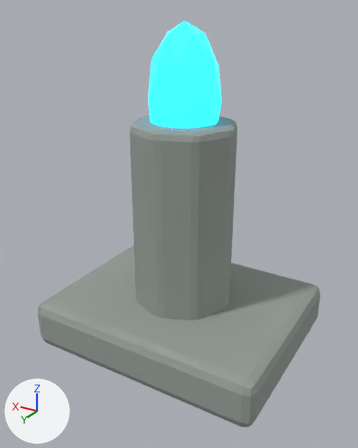
A saved change to the glTF model assets/models/baked/Sanctuary-Shrine.glb.
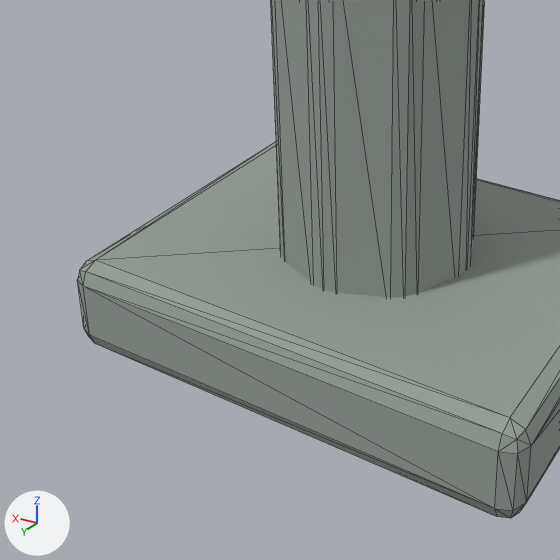
Old and new are each drawn whole from a camera (50 mm lens) standing at (-1.89, 3.23, 2.66) and looking at (-0.01, 0.1, 1.1) and again close up on the part from 0% to 76% of the width and 39% to 100% of the height. Lighting does not change. The marker at lower left points along +X, +Y and +Z. The first two pictures are the older version. The close-ups show mesh edges as thin lines.

The scene before the commit, as lines of its bpy script (objects in view):
```python
me_cube_001 = bpy.data.meshes.new('Cube.001')
me_cube_001.from_pydata(...)  # 56 vertices, 108 faces; spans x -1.0..1.0, y -0.8..0.8, z -0.2..0.2
me_cube_001.materials.append(mat_ancient_stone)  # grey #959e97
me_cylinder_003 = bpy.data.meshes.new('Cylinder.003')
me_cylinder_003.from_pydata(...)  # 112 vertices, 220 faces; spans x -0.42..0.42, y -0.42..0.42, z -0.85..0.85
me_cylinder_003.materials.append(mat_ancient_stone)  # grey #959e97
ob_broken_shrine_base_001 = bpy.data.objects.new('Broken_Shrine_Base.001', me_cube_001)
ob_broken_shrine_base_001.location = (0.0, 0.0, 0.2)
ob_shrine_pillar_001 = bpy.data.objects.new('Shrine_Pillar.001', me_cylinder_003)
ob_shrine_pillar_001.location = (0.0, 0.0, 1.05)
```
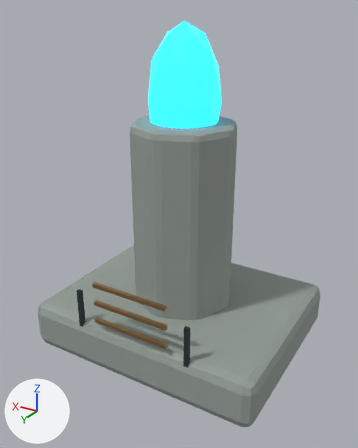
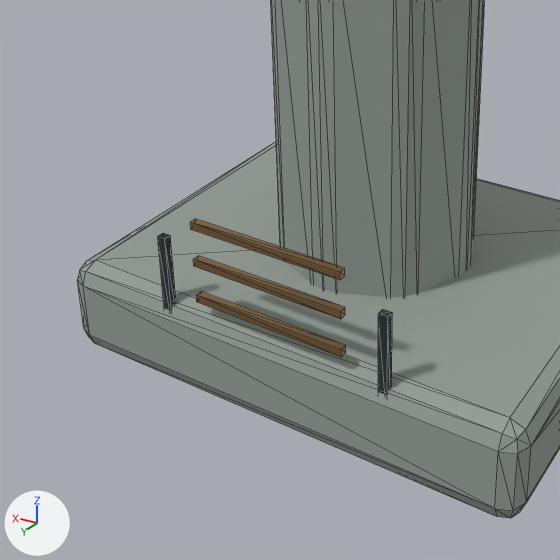
Where the change shows, as pixel boxes [x1, y1, x2, y2] in the close-ups (560 x 560 px):
'Detail_Assembly', added
    after: [158, 219, 392, 395]
    faces in mat_polish_copper (brown #9e7c52): [190, 219, 346, 357]
    faces in mat_polish_recess (dark blue #2c363c): [158, 233, 392, 395]

The change in detail:
Material 'Polish Copper' (mat_polish_copper) is new.
Its base color is (0.34, 0.2, 0.085) (brown #9e7c52).
Its metallic is 0.7.
Its roughness is 0.38.
Material 'Polish Recess' (mat_polish_recess) is new.
Its base color is (0.025, 0.037, 0.045) (dark blue #2c363c).
Its metallic is 0.25.
Its roughness is 0.8.
Mesh me_cube is new.
It consists of a box spanning x -0.018..0.018, y -0.015..0.015, z -0.208..0.208, material slot 0; a box spanning x 0.942..0.978, y -0.015..0.015, z -0.208..0.208, material slot 0; a box spanning x 0.16..0.8, y -0.005..0.025, z -0.015..0.015, material slot 1; a box spanning x 0.16..0.8, y -0.005..0.025, z 0.141..0.171, material slot 1; a box spanning x 0.16..0.8, y -0.005..0.025, z 0.297..0.327, material slot 1.
It uses material mat_polish_recess (dark blue #2c363c).
It uses material mat_polish_copper (brown #9e7c52).
Object 'Detail_Assembly' (ob_detail_assembly) is new; it shows me_cube.
Its location is (-0.48, 0.77, 0.468).
